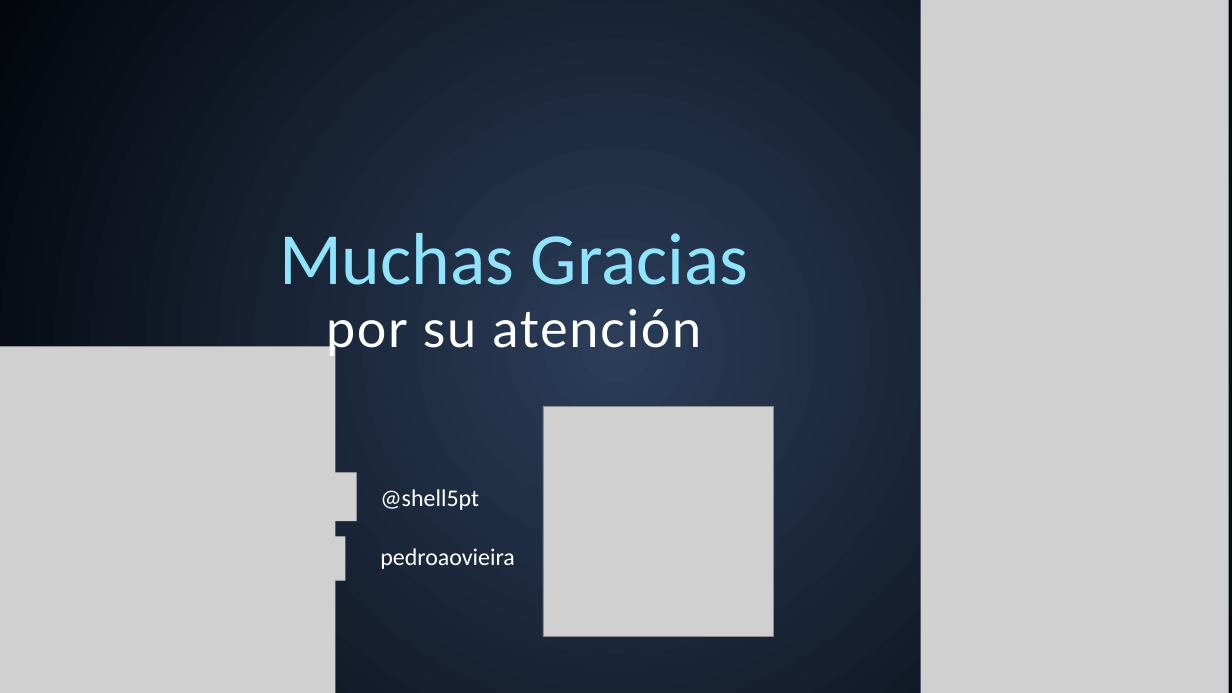
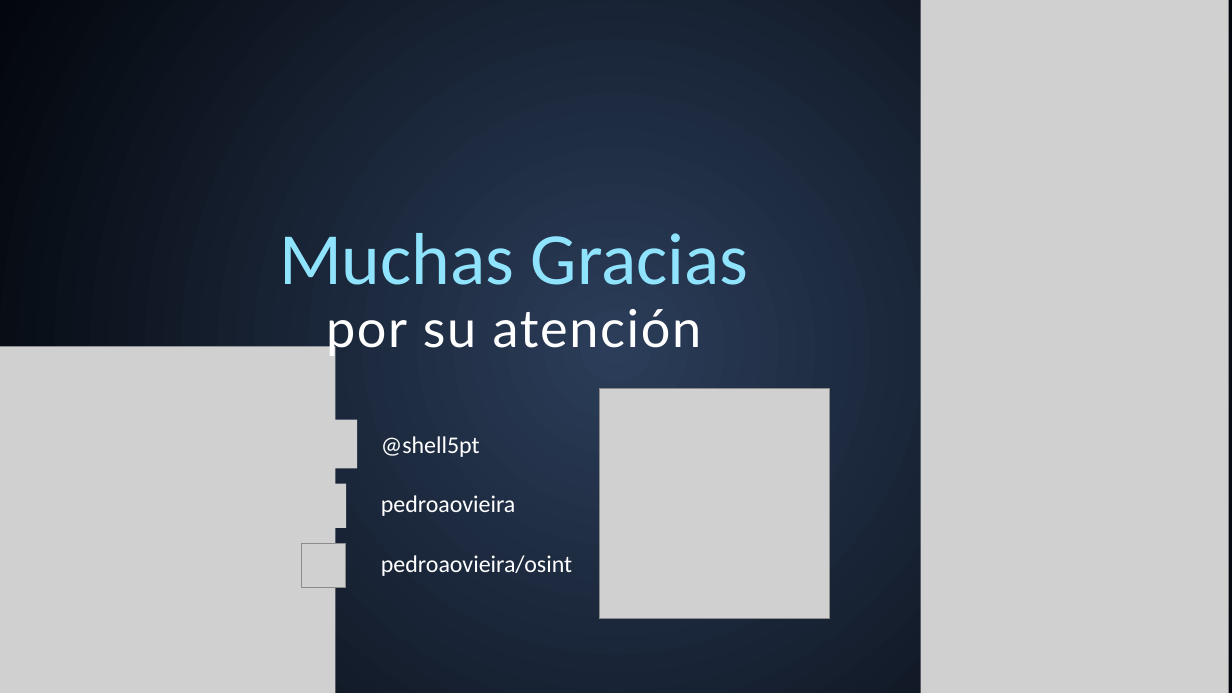
Before and after one commit to pedroaovieira/osint, a slide deck: slide 38 of presentation/osintomaticops/Negocios_Privados,_Consecuencias_Publicas.pptx. Drawn at 1232x693 pixels with LibreOffice and Linux fonts; fonts in the diff are those of the drawing; grey boxes stand for pictures. Boxes give left, top, right and bottom in pixels: in the first picture for what was removed or moved away, otherwise in the second. Text is boxed around its words. In the diff, an @@ line names an element or a change of style, - is before the commit and + after.

```diff
--- a/presentation/osintomaticops/Negocios_Privados,_Consecuencias_Publicas.pptx
+++ b/presentation/osintomaticops/Negocios_Privados,_Consecuencias_Publicas.pptx
@@ picture: place and size @@
-picture at [543,406,772,636]
+picture at [599,388,829,618]
@@ 2 pictures, 2 texts, 1 freeform shape: place and size @@
-2 pictures, 2 texts, 1 freeform shape at [290,472,515,581]
+2 pictures, 2 texts, 1 freeform shape at [291,419,516,528]
@@ picture added at [301,543,346,588] @@
@@ text added at [381,555,572,576], 28 pt, text #FFFFFF @@
+pedroaovieira/osint
```
Also in this commit, not shown: 1 other slide changed, 1 other file.
